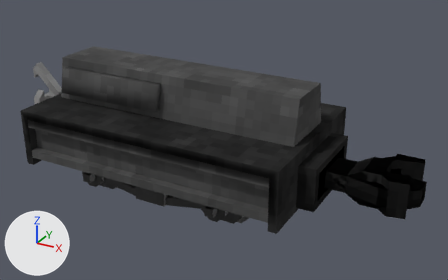
The Blender file src/main/assets/immersiverailroading/models/rolling_stock/kitsune_waycar/kitsune_matchtruck.blend, before and after one commit.
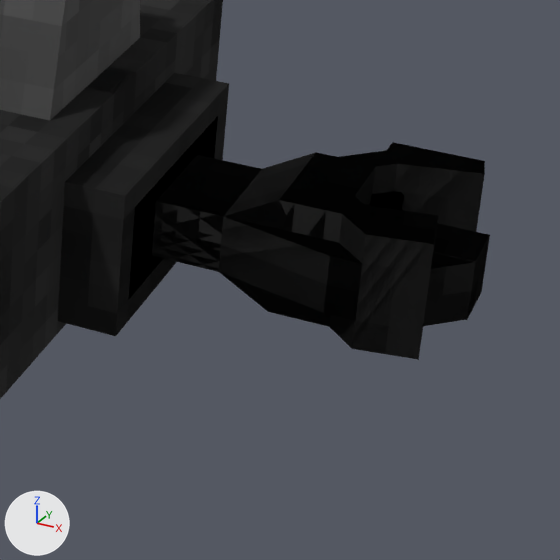
There are two pictures of each version: one whole from a 50 mm lens placed at (2.387, -3.72, 2.301), pointed at (0.299, 0.078, 0.402), one close up on the part from 62% to 100% of the width and 40% to 100% of the height. Lighting does not change. The marker at lower left points along +X, +Y and +Z.

Objects in the first close-up: 'COUPLED_REAR_3_HIDE', 'COUPLED_REAR_4_HIDE_INVERT', 'COUPLER_ENGAGED_REAR_2_TOGGLE_LABEL_Uncouple', 'FRAME_top', 'FRAME_top.001'.
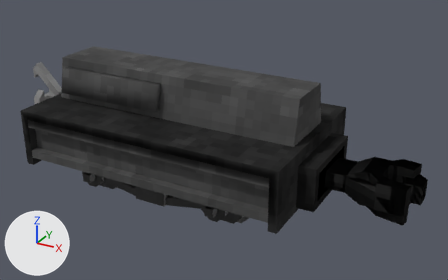
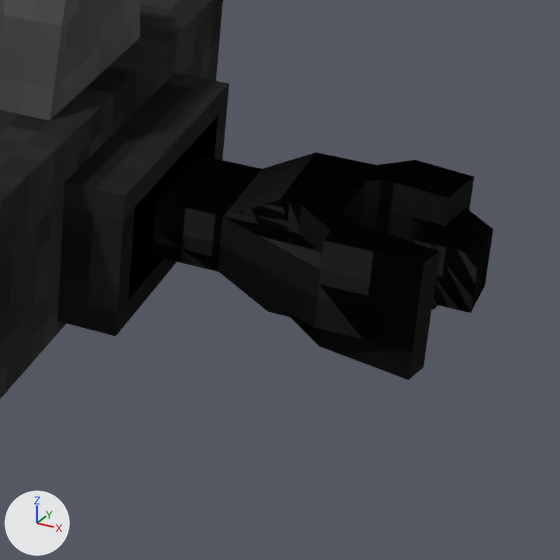
What differs and where, as boxes [x1, y1, x2, y2] in the close-ups (560 x 560 px; the box of a moved part takes in the faces that stretch with it):
```json
{"object": "COUPLED_REAR_4_HIDE_INVERT", "change": "reshaped", "before": [152, 142, 490, 360], "after": [305, 156, 467, 350]}
{"object": "COUPLED_REAR_3_HIDE", "change": "reshaped", "before": [305, 143, 485, 316], "after": [152, 152, 493, 380]}
{"part": 1, "of": "me_knuckle_004", "change": "added", "after": [413, 220, 493, 313], "on screen": "black"}
{"part": 2, "of": "me_knuckle_004", "change": "moved or reshaped", "before": [327, 196, 393, 348], "after": [350, 160, 429, 230]}
{"part": 3, "of": "me_knuckle_004", "change": "moved or reshaped", "before": [352, 206, 438, 360], "after": [388, 160, 474, 310]}
{"part": 4, "of": "me_knuckle_004", "change": "moved or reshaped", "before": [389, 150, 485, 232], "after": [319, 221, 439, 380]}
{"part": 5, "of": "me_knuckle_004", "change": "moved or reshaped", "before": [336, 150, 406, 194], "after": [290, 200, 358, 346]}
{"part": 6, "of": "me_knuckle_004", "change": "moved or reshaped", "before": [370, 191, 404, 210], "after": [218, 216, 322, 327]}
{"part": 7, "of": "me_knuckle_004", "change": "moved or reshaped", "before": [219, 215, 343, 313], "on screen": "not visible afterwards"}
{"part": 8, "of": "me_knuckle_004", "change": "moved or reshaped", "before": [423, 253, 475, 326], "after": [409, 208, 491, 242]}
{"part": 9, "of": "me_knuckle_004", "change": "moved or reshaped", "before": [219, 142, 484, 327], "after": [222, 152, 432, 351]}
```

Edits to the scene script, one JSON object a line:
```json
{"block": "me_knuckle_004", "where": "# used by ob_coupled_rear_4_hide_invert; location = (1.0, 0.0, 0.375)"}
{"op": "remove", "block": "me_knuckle_004", "code": "me_knuckle_004.from_pydata(...)  # 120 vertices, 89 faces; spans x 0.125..0.813, y -0.188..0.25, z -0.125..0.125"}
{"op": "add", "block": "me_knuckle_004", "code": "me_knuckle_004.from_pydata(...)  # 120 vertices, 89 faces; spans x 0.125..0.813, y -0.25..0.188, z -0.125..0.125"}
{"block": "me_knuckle_004", "change": "me_knuckle_004 part 1: a new loose piece, a box spanning x 0.687..0.812, y -0.047..0.078, z -0.064..0.064, in mat_knuckle (picture img_knuckle_png)"}
{"block": "me_knuckle_004", "change": "me_knuckle_004 part 2: the loose piece of 8 vertices spanning x 0.519..0.669, y -0.187..-0.037, z -0.125..0.125 is mirrored in y about the mesh origin"}
{"block": "me_knuckle_004", "change": "me_knuckle_004 part 3: the loose piece of 8 vertices spanning x 0.603..0.748, y -0.188..-0.043, z -0.125..0.125 is mirrored in y about the mesh origin"}
{"block": "me_knuckle_004", "change": "me_knuckle_004 part 4: the loose piece of 8 vertices spanning x 0.567..0.764, y 0.148..0.25, z -0.125..0.125 is mirrored in y about the mesh origin"}
{"block": "me_knuckle_004", "change": "me_knuckle_004 part 5: the loose piece of 8 vertices spanning x 0.479..0.611, y 0.077..0.209, z -0.125..0.125 is mirrored in y about the mesh origin"}
{"block": "me_knuckle_004", "change": "me_knuckle_004 part 6: the loose piece of 8 vertices spanning x 0.328..0.621, y 0.015..0.25, z -0.062..0.063 is mirrored in y about the mesh origin"}
{"block": "me_knuckle_004", "change": "me_knuckle_004 part 7: the loose piece of 8 vertices spanning x 0.321..0.579, y -0.188..-0.062, z -0.062..0.063 is mirrored in y about the mesh origin"}
{"block": "me_knuckle_004", "change": "me_knuckle_004 part 8: the loose piece of 8 vertices spanning x 0.636..0.813, y -0.167..0.01, z -0.062..0.063 is mirrored in y about the mesh origin"}
{"block": "me_knuckle_004", "change": "me_knuckle_004 part 9"}
{"block": "me_knuckle_004", "change": "14 vertices are removed from x 0.562..0.75, y -0.188..0.25, z -0.062..0.125"}
{"block": "me_knuckle_004", "change": "22 faces are deleted"}
{"block": "me_knuckle_004", "change": "8 vertices are added at x 0.562..0.75, y -0.25..0.125, z -0.062..0.125"}
{"block": "me_knuckle_004", "change": "6 new vertices lie (0.0, 0.062, 0.0) away from vertices in x 0.562..0.75, y -0.25..0.125, z -0.062..0.125"}
{"block": "me_knuckle_004", "change": "22 new faces join them"}
```
